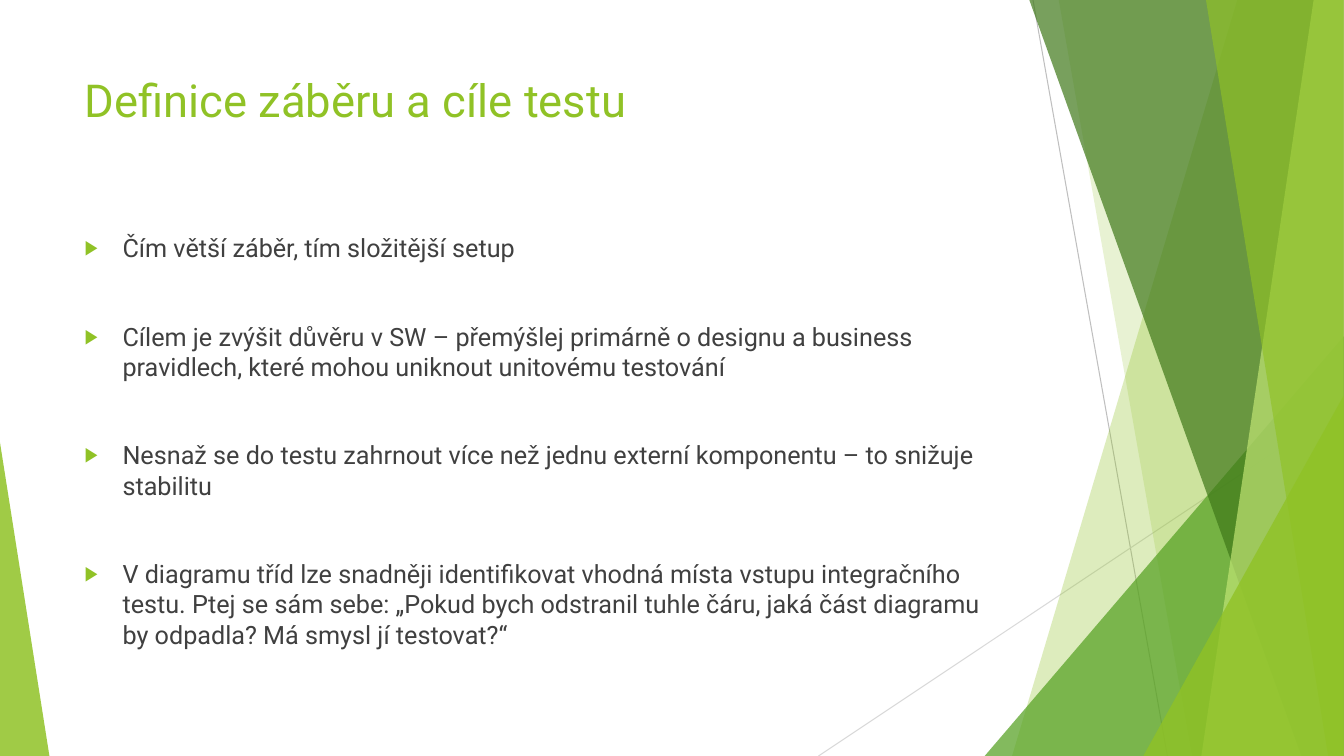
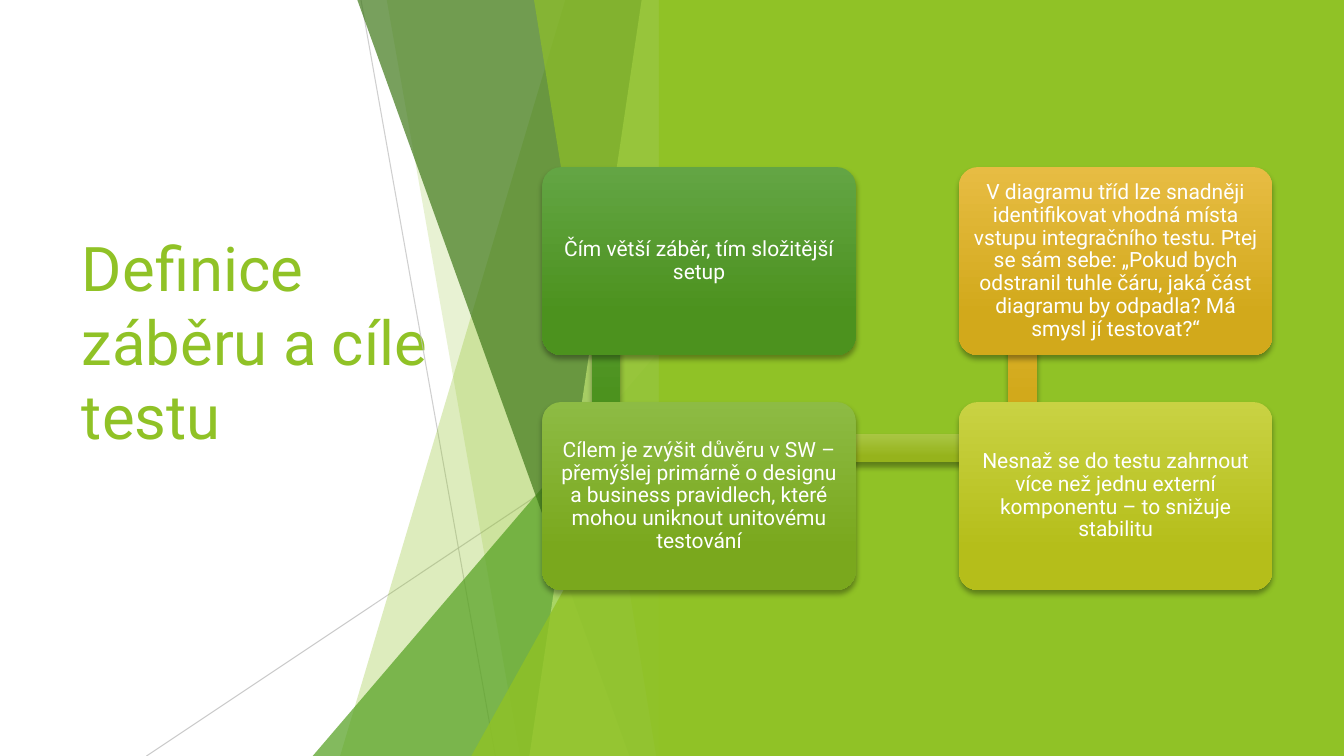
Before and after one commit to linhartJ/integration-testing, a slide deck: slide 5 of doc/Quadient-prezentace.pptx. Drawn at 1344x756 pixels with LibreOffice and Linux fonts; fonts in the diff are those of the drawing. Boxes give left, top, right and bottom in pixels: in the first picture for what was removed or moved away, otherwise in the second. Text is boxed around its words. In the diff, an @@ line names an element or a change of style, - is before the commit and + after.

```diff
--- a/doc/Quadient-prezentace.pptx
+++ b/doc/Quadient-prezentace.pptx
@@ rectangle added at bbox=[0, 0, 1344, 756], fill #FFFFFF @@
@@ rectangle added at bbox=[659, 0, 1344, 756], fill #90C226 @@
@@ title "Definice záběru a cíle testu": place and size @@
-title "Definice záběru a cíle testu" at bbox=[85, 82, 626, 118]
+title "Definice záběru a cíle testu" at bbox=[82, 244, 427, 440]
@@ title "Definice záběru a cíle testu" at bbox=[82, 244, 427, 440]: size 32.4 to 44 pt; vertical alignment top to middle @@
@@ group added at bbox=[542, 167, 1272, 590]: 4 rounded rectangles, 4 texts, 3 rectangles @@
+Čím větší záběr, tím složitější setup
+Cílem je zvýšit důvěru v SW – přemýšlej primárně o designu a business pravidlech, které mohou uniknout unitovému testování
+Nesnaž se do testu zahrnout více než jednu externí komponentu – to snižuje stabilitu
+V diagramu tříd lze snadněji identifikovat vhodná místa vstupu integračního testu. Ptej se sám sebe: „Pokud bych odstranil tuhle čáru, jaká část diagramu by odpadla? Má smysl jí testovat?“
@@ text removed at bbox=[123, 234, 979, 650] @@
-▶ Čím větší záběr, tím složitější setup
-▶ Cílem je zvýšit důvěru v SW – přemýšlej primárně o designu a business pravidlech, které mohou uniknout unitovému testování
-▶ Nesnaž se do testu zahrnout více než jednu externí komponentu – to snižuje stabilitu
-▶ V diagramu tříd lze snadněji identifikovat vhodná místa vstupu integračního testu. Ptej se sám sebe: „Pokud bych odstranil tuhle čáru, jaká část diagramu by odpadla? Má smysl jí testovat?“
@@ group added at bbox=[146, 0, 673, 756]: 5 freeform shapes, 2 lines, 2 triangles @@
```
Also in this commit, not shown: 1 other slide changed, 4 slides added.
